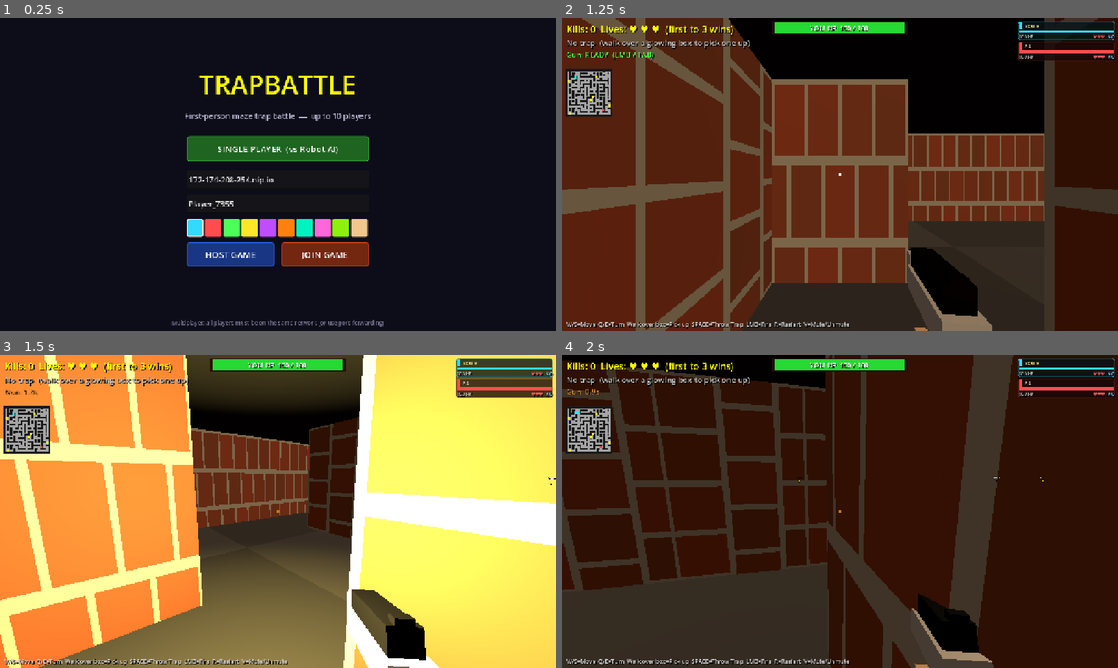
Above: before the commit, frames 1-4 (two rows, left to right).
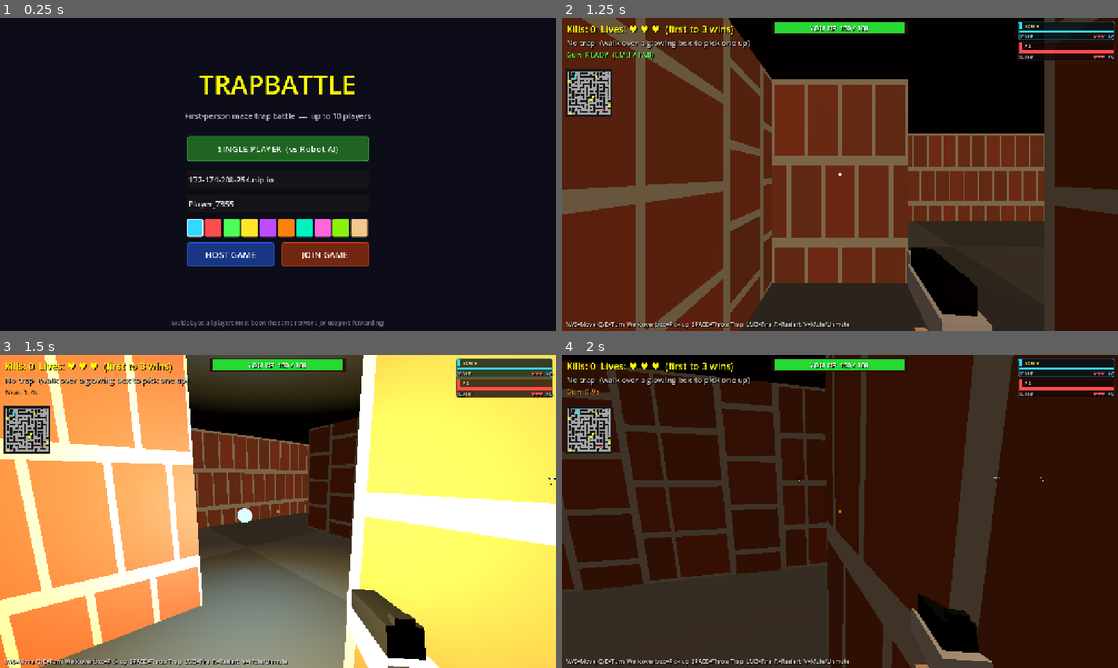
Above: after the commit, the same moments.

Repository: jyacine/trapbattle
Game: Godot game, scene res://scenes/Main.tscn
Same seed, same stepped clock (60 frames per second), same inputs: the game is played once before the commit and once after it.
Inputs (mouse positions are in pixels of both pictures, inside the frame that each line leads up to):
- Up to frame 1 (0.25 s): no input
- Up to frame 2 (1.25 s): click "SINGLE PLAYER (vs Robot AI)" at 0.5 s
- Up to frame 3 (1.5 s): tap Enter at 1.25 s; move the mouse to (305, 511) at 1.27 s; hold Up (ui_up) from 1.28 s (still down); hold Q from 1.28 s (still down); click (305, 511) at 1.42 s
- Up to frame 4 (2 s): keep holding Up (ui_up); keep holding Q; tap Space at 1.52 s

Frames 1-2 are identical in both runs. In frame 3, 28% of the frame differs, in the area x 0-63%, y 0-100%; in frame 4, nothing differs.
Error before the commit: Parse Error: Cannot infer the type of "dx" variable because the value doesn't have a set type. (res://scripts/bullet.gd:63)

Commit message:
Fix parse errors blocking UIManager compilation
ui_manager.gd had a stray invalid character (U+00B2) in 'event.index == _joy_id' that broke the parser and cascaded into 'Could not resolve class UIManager' in main.gd. bullet.gd used := on target.position (Variant on an untyped Node), so dx/dz/y_rel could not infer a type; now explicit float.

Co-Authored-By: Claude Sonnet 4.6 <noreply@anthropic.com>

Diff:
--- a/scripts/bullet.gd
+++ b/scripts/bullet.gd
@@ -60,9 +60,9 @@
 		var target_pid = target.get("peer_id")
 		if target_pid == null or target_pid == owner_peer_id: continue
 		if game_manager.respawning.get(target_pid, false): continue
-		var dx := position.x - target.position.x
-		var dz := position.z - target.position.z
-		var y_rel := position.y - target.position.y
+		var dx: float = position.x - target.position.x
+		var dz: float = position.z - target.position.z
+		var y_rel: float = position.y - target.position.y
 		if dx * dx + dz * dz < HIT_RADIUS * HIT_RADIUS \
 				and y_rel > BODY_MIN_Y and y_rel < BODY_MAX_Y:
 			if multiplayer.has_multiplayer_peer():
